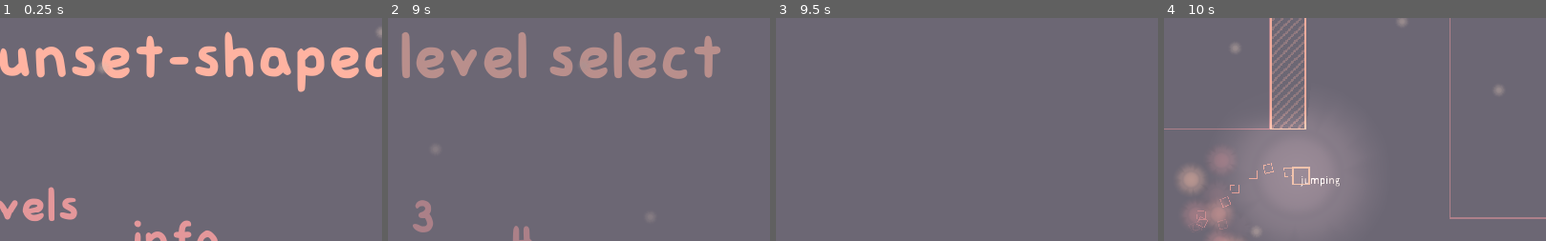
Above: before the commit, frames 1-4 (left to right).
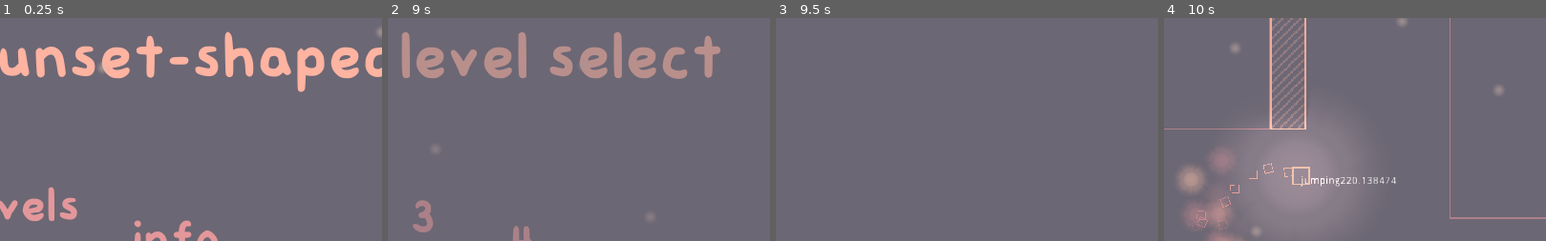
Above: after the commit, the same moments.

Repository: sunset-shaped/sunset-shaped
Game: Godot game, scene res://base.tscn
Same seed, same stepped clock (60 frames per second), same inputs: the game is played once before the commit and once after it.
Inputs:
- Up to frame 1 (0.25 s): no input
- Up to frame 2 (9 s): click "play" at 0.5 s; click "play" at 1.25 s; click "levels" at 2 s; click "info" at 2.75 s; tap Z (jump) at 3.5, 8.75, 8.85 s; hold Right (right) 3.53-4.25 s; hold Z (jump) 3.53-4.25 s; click "1" at 4.25 s; click "2" at 5 s; click "3" at 5.75 s; click "4" at 6.5 s; click "5" at 7.25 s; click "back" at 8 s; hold Left (left) from 8.78 s (still down)
- Up to frame 3 (9.5 s): keep holding Left (left); tap Z (jump) at 9.02, 9.32 s
- Up to frame 4 (10 s): tap Enter at 9.5 s; release Left (left) at 9.53 s; hold Right (right) from 9.53 s (still down); hold Z (jump) from 9.53 s (still down)
The pictures show only the part of the screen within x 38-88%, y 15-65%; the shares and areas given below are measured in that part.

Frames 1-3 are identical in both runs. In frame 4, 0.2% of the frame differs, in the area x 46-61%, y 71-75%.

Commit message:
i can't tell if i fixed the jump or not

Diff:
--- a/base.gd
+++ b/base.gd
@@ -50,9 +50,20 @@
 func _ready():
 	state = "pause"
 
+	load_mods()
+
+	respawn = 1
+	menu.visible = true
+	info.visible = false
+	end.visible = false
+	pause_screen.visible = false
+
+
+func load_mods():
 	var dir = Directory.new()
 
 	mods = []
+
 	dir.open("user://")
 	if dir.dir_exists("user://mods"):
 		dir.change_dir("user://mods")
@@ -76,17 +87,11 @@
 	if modlist.bbcode_text == "mods:":
 		modlist.bbcode_text = "no mods installed."
 
-	respawn = 1
-	menu.visible = true
-	info.visible = false
-	end.visible = false
-	pause_screen.visible = false
+
 
 func set_hud_text(modname:String, val:String):
 	modhuds[modname] = val
 	modtext_updated = true
-
-
 
 
 func _play():
--- a/base.tscn
+++ b/base.tscn
@@ -94,9 +94,6 @@
 anchor_right = 1.0
 anchor_bottom = 1.0
 color = Color( 0.427451, 0.407843, 0.458824, 1 )
-__meta__ = {
-"_edit_use_anchors_": false
-}
 
 [node name="Control" type="CanvasLayer" parent="."]
 layer = 6
@@ -137,9 +134,6 @@
 margin_top = 30.0
 margin_right = -20.0
 margin_bottom = -30.0
-__meta__ = {
-"_edit_use_anchors_": false
-}
 
 [node name="text" parent="hud/hud" instance=ExtResource( 7 )]
 margin_right = 984.0
--- a/player/player.gd
+++ b/player/player.gd
@@ -46,6 +46,8 @@
 var lastonleft = 0.0
 var lastonright = 0.0
 
+var just_jumped_floor = false
+
 export (float) var coyote_time = 0.2
 
 
@@ -55,6 +57,7 @@
 
 
 func get_input(delta):
+
 
 	#if we don't want to take input, don't take input
 	if base.state != "play":
@@ -62,6 +65,7 @@
 		velocity.y = 0
 		return
 
+	just_jumped_floor = false
 
 	#settle these variables first
 	var onfloor = raycast("floor")
@@ -133,12 +137,17 @@
 			elif rightwall:
 				emit_signal("jump", "right")
 
+#			just_jumped_floor = true
+
 		if onfloor && state != "jumping":
-
-			onfloor = 2000
+			print("?")
+
+			lastonfloor = 2000
+			just_jumped_floor = true
 
 			curforce = jumpheight
 			velocity.y = -curforce
+			print(velocity.y)
 
 			emit_signal("jump", "floor")
 			set_state("jumping")
@@ -155,7 +164,6 @@
 			set_state("jumping")
 
 		if state == "jumping":
-			print("?")
 			velocity.y = clamp(velocity.y - curforce, -1000, 10000000)
 			curforce *= jumpinc
 
@@ -166,20 +174,20 @@
 #		if velocity.y >= 0:
 #			set_state("falling")
 
-
-	#moving down in water
-
 	#reseting values when hitting floor
-	if raycast("floor"):
+	if raycast("floor") || just_jumped_floor:
+		print("onfloor")
 		curforce = jumpheight
 		lastonfloor = 0
+
+
 
 	if (leftwall || rightwall) && state != "jumping":
 		velocity.y = clamp(velocity.y + 1000 * delta, -1000, 350)
 	else:
 		velocity.y = clamp(velocity.y + gravity * delta, -1000, 1000)
 
-	debug.text = str(state)
+	debug.text = str(state) + str(velocity.y)
 
 func _physics_process(delta):
 	get_input(delta)
